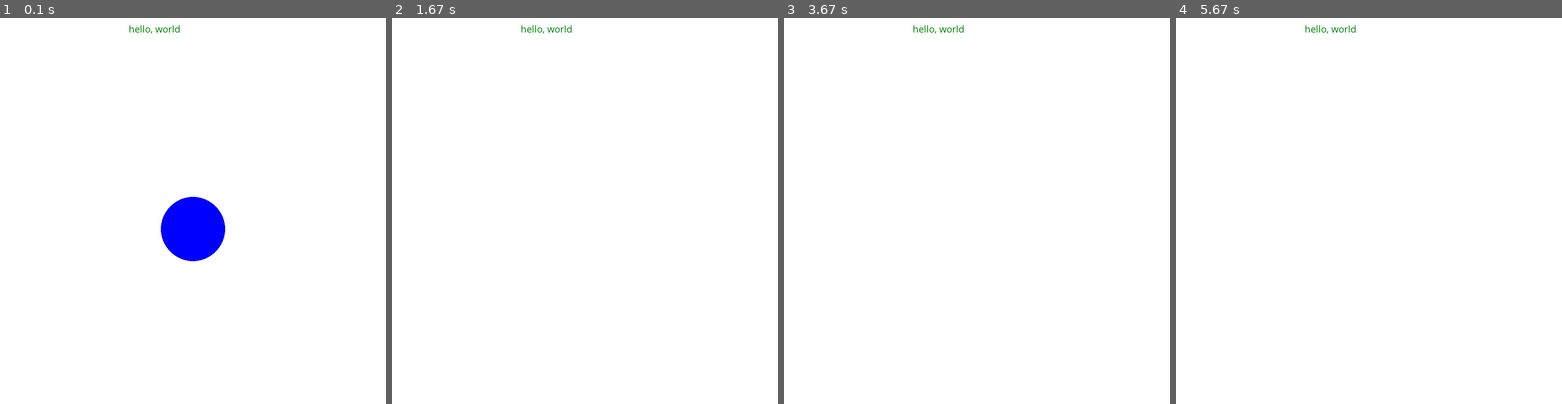
Above: before the commit, frames 1-4 (left to right).
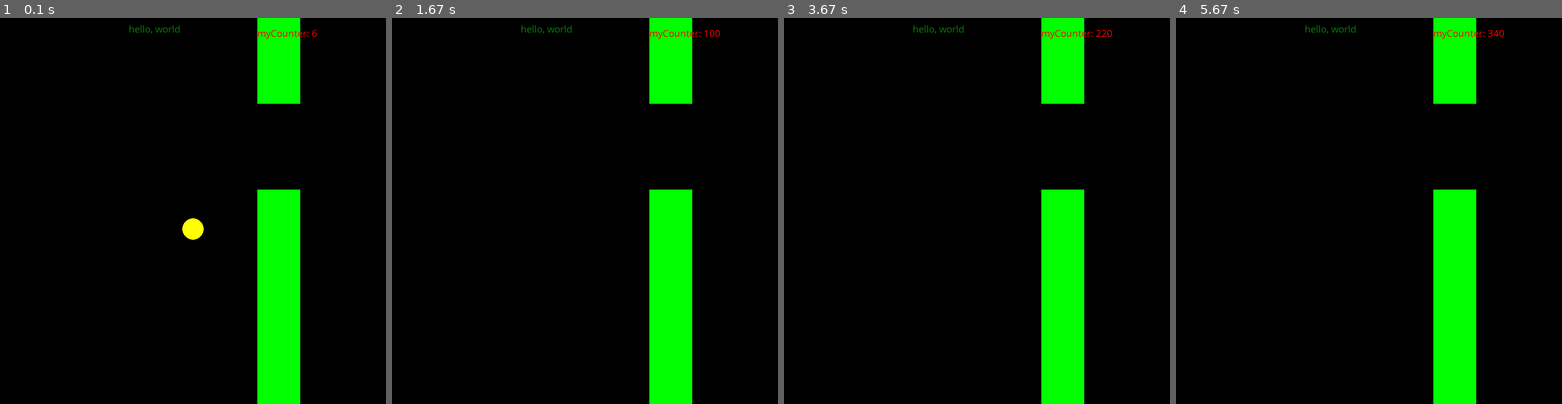
Above: after the commit, the same moments.

Repository: BCshirdavani/cs320_hw03_FlappyBird
Game: pygame game, started from FlappyGame.py
Same seed, same stepped clock (60 frames per second), same inputs: the game is played once before the commit and once after it.
Inputs:
- Up to frame 1 (0.1 s): no input
- Up to frame 2 (1.67 s): no input
- Up to frame 3 (3.67 s): no input
- Up to frame 4 (5.67 s): no input

The runs differ from the first frame. In frame 1, 100% of the frame differs, in the area x 0-100%, y 0-100%; in frame 2, 100%; in frame 3, 100%; in frame 4, 100%.

Commit message:
static pipes drawn, time counter made
time counter will be used as a parameter to make new pipes, and guage the speed of the game.

to-do:
- make pipes move
- detect colision

Diff:
--- a/FlappyGame.py
+++ b/FlappyGame.py
@@ -7,6 +7,7 @@
 #======================================================
 
 import pygame
+import random
 
 pygame.init()
 
@@ -19,7 +20,20 @@
 
 # define colors
 white = (255, 255, 255)
+red = (255, 0, 0)
+orange = (255, 125, 0)
+yellow = (255, 255, 0)
+green = (0, 255, 0)
+cyan = (0, 255, 255)
 blue = (0, 0, 255)
+violet = (125, 0, 255)
+magenta = (255, 0, 255)
+black = (0, 0, 0)
+
+# make counter object to keep track of game time
+#   use this as a parameter to make new pipes, and guage speed
+myCounter = 0
+
 
 # sample text at top of screen
 #   ...later a similar method will present the scores
@@ -30,7 +44,11 @@
 # make the circle that represents the flappy bird
 # uses x and y position parameters
 def makeCircle(x,y):
-    pygame.draw.circle(game_display, blue, (x,y), 75)
+    pygame.draw.circle(game_display, yellow, (x,y), 25)
+
+# make the pipes
+# def makePipes():
+
 
 # initialize the position of the bird, at middle of screen
 # half the max screen dimensions (900, 900)
@@ -68,9 +86,15 @@
         velocity_I = velocity_F
     # update the vertical position of the bird
     y += int(y_change)
-    game_display.fill(white)
+    game_display.fill(black)
     makeCircle(x,y)
+    pygame.draw.rect(game_display, green, (600,-600,100,800))
+    pygame.draw.rect(game_display, green, (600, 400,100,800))
     game_display.blit(text,(300,10))
+    myCounter += 1
+    format_count = "myCounter: %d" % myCounter
+    show_count = font.render(format_count, True, red)
+    game_display.blit(show_count,(600,20))
     pygame.display.update()
     clock.tick(60)
 
